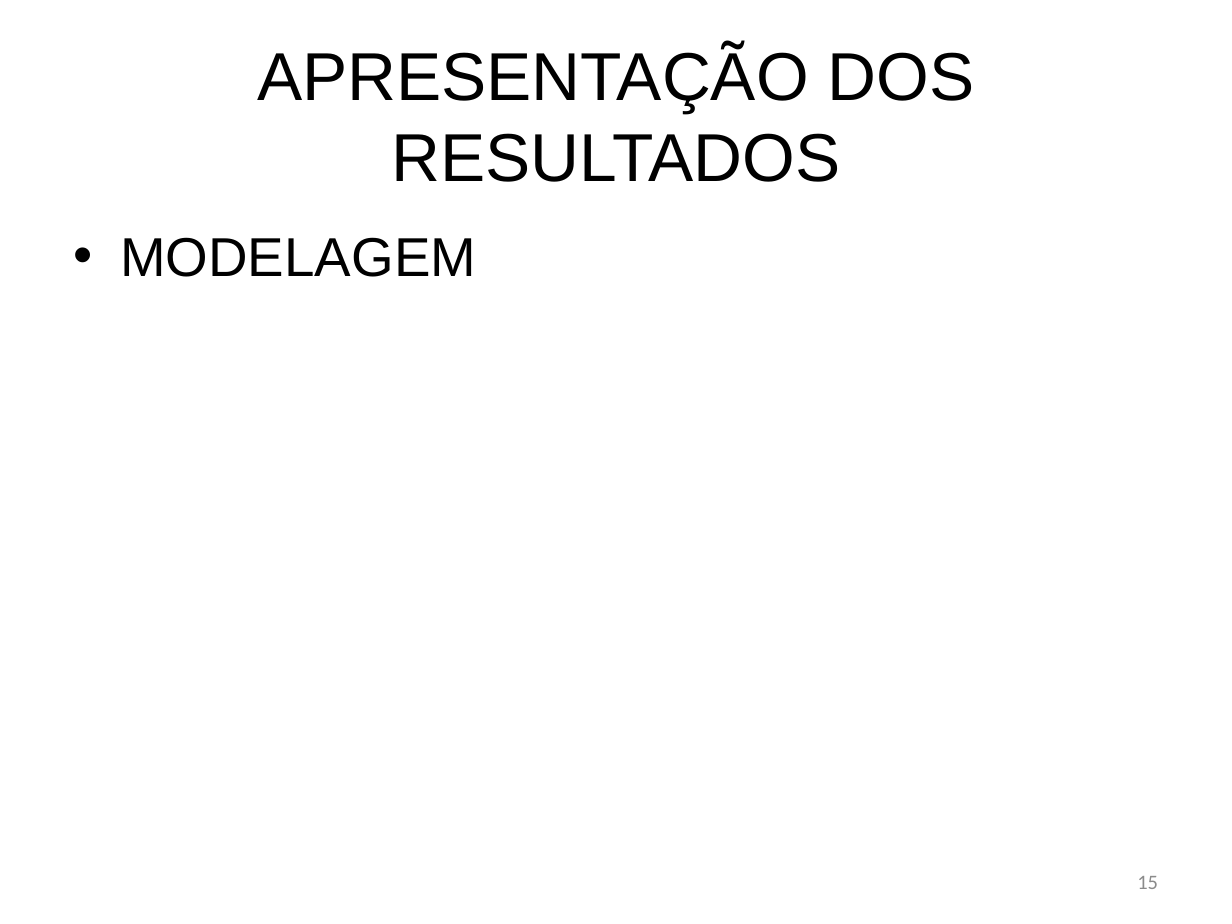
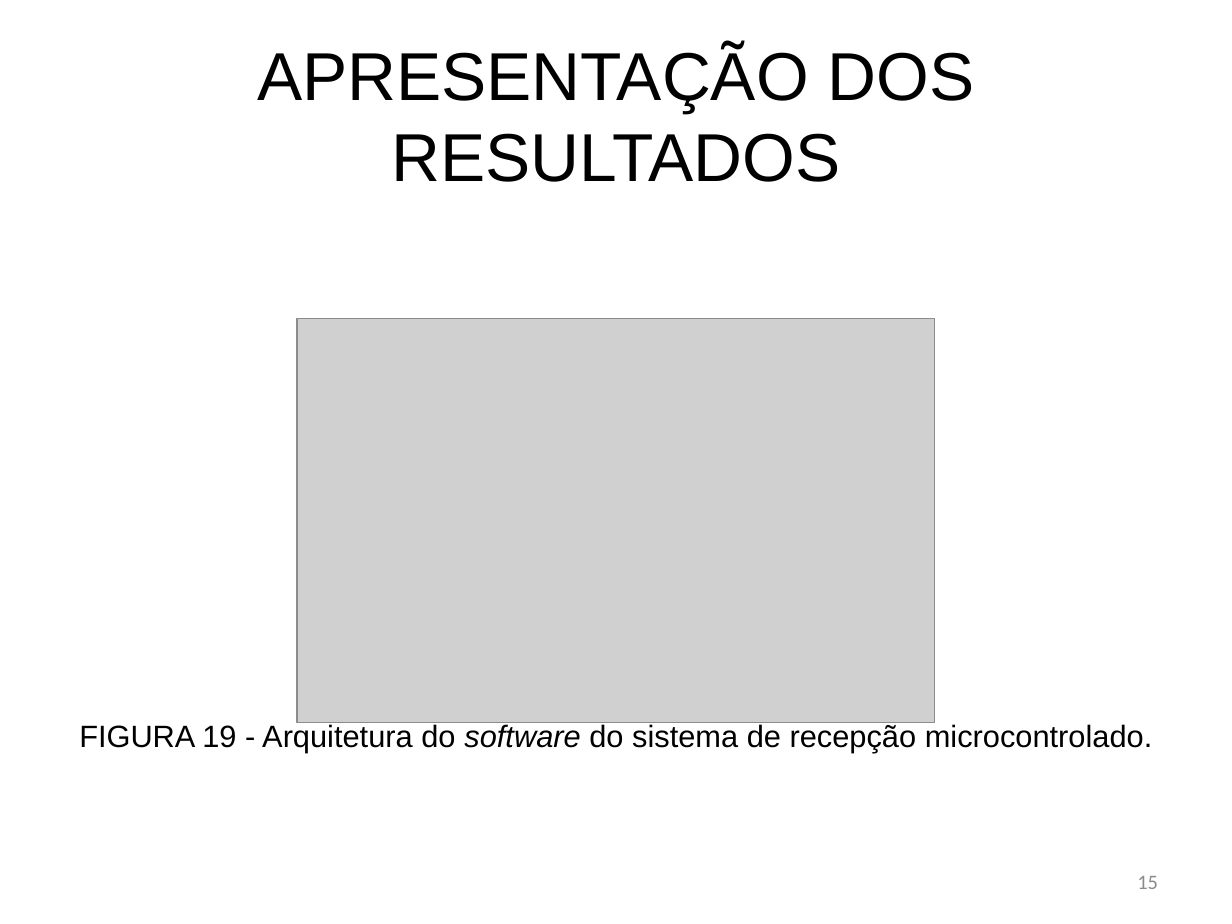
Before and after one commit to bengelbert/ifsc, a slide deck: slide 15 of tcc/docs/monograph.pptx. Drawn at 1232x924 pixels with LibreOffice and Linux fonts; fonts in the diff are those of the drawing; grey boxes stand for pictures. Boxes give left, top, right and bottom in pixels: in the first picture for what was removed or moved away, otherwise in the second. Text is boxed around its words. In the diff, an @@ line names an element or a change of style, - is before the commit and + after.

```diff
--- a/tcc/docs/monograph.pptx
+++ b/tcc/docs/monograph.pptx
@@ text removed at bbox=[120, 237, 476, 277] @@
-• MODELAGEM
@@ picture added at bbox=[297, 318, 935, 722] @@
@@ text added at bbox=[79, 724, 1153, 753], 18 pt, text #000000 @@
+FIGURA 19 - Arquitetura do software do sistema de recepção microcontrolado.
```
Also in this commit, not shown: 7 other slides changed.
